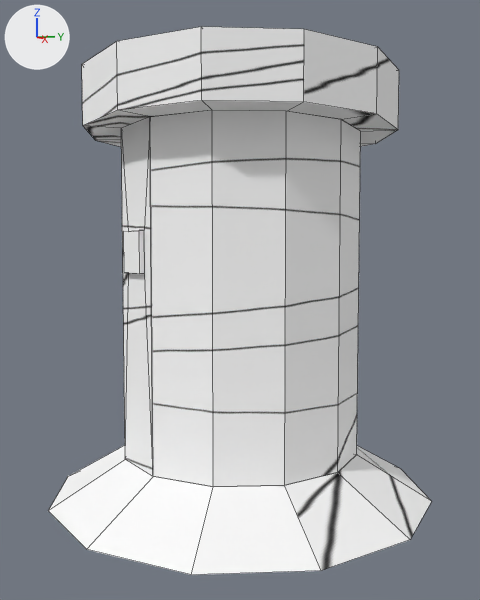
Two versions of the Blender file models/UNCOMPILED/chamber.blend, one commit apart.
Rendered twice from a camera (50 mm lens) standing at (5.4, -1.84, 1.85) and looking at (0.01, 0.0, 1.47). Lighting does not change. The marker at upper left points along +X, +Y and +Z. Mesh edges are drawn as thin lines.

The scene before the commit, as lines of its bpy script (objects in view):
```python
me_chamber = bpy.data.meshes.new('chamber')
me_chamber.from_pydata(...)  # 98 vertices, 90 faces, 2 loose edges; spans x -0.7..2.5, y -1.6..1.6, z -16.9..2.9
me_chamber.materials.append(mat_chamber)
me_chamber_physics = bpy.data.meshes.new('chamber_physics')
me_chamber_physics.from_pydata(...)  # 76 vertices, 76 faces; spans x -1.54..1.59, y -1.58..1.55, z -3.47..0.01
me_chamber_physics.polygons.foreach_set('use_smooth', [True] * 76)
me_chamber_physics.materials.append(mat_chamber)
me_chamberdoor = bpy.data.meshes.new('chamberdoor')
me_chamberdoor.from_pydata(...)  # 20 vertices, 18 faces; spans x -1.8..-1.3, y -0.9..0.9, z -14.9..0.2
me_chamberdoor.materials.append(mat_chamberdoor)
ob_chamber = bpy.data.objects.new('chamber', me_chamber)
ob_chamber.location = (-0.915, -0.001, 2.821)
ob_chamber.scale = (1.0, 1.0, 0.178)
ob_chamber_physics = bpy.data.objects.new('chamber_physics', me_chamber_physics)
ob_chamber_physics.location = (-0.037, 0.032, 3.331)
ob_chamber_physics.hide_viewport = True
ob_chamberdoor = bpy.data.objects.new('chamberdoor', me_chamberdoor)
ob_chamberdoor.location = (-0.915, -0.001, 2.821)
ob_chamberdoor.rotation_euler = (0.0, 0.0, 3.142)  # degrees (0, 0, 180)
ob_chamberdoor.scale = (1.05, 1.0, 0.178)
```
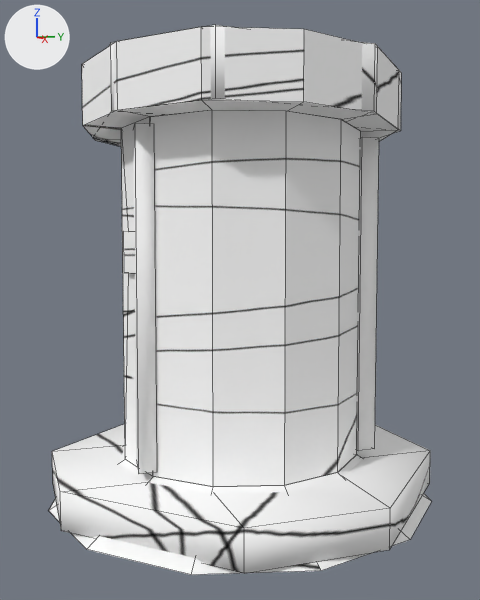
Where the newer file only moved an object's origin or applied its transform, the numbers keep the older frame.

Changed parts and their boxes (x1, y1, x2, y2) in the pictures (480 x 600 px):
```json
{"object": "chamber_physics", "change": "shown", "after": [52, 25, 430, 573]}
{"part": 2, "of": "me_chamber", "change": "surface changed", "before": [48, 27, 431, 575], "after": [48, 27, 431, 575]}
```

Edits to the scene script, one JSON object a line:
```json
{"block": "me_chamber_physics", "where": "me_chamber_physics.from_pydata(...)  # 76 vertices, 76 faces; spans x -1.54..1.59, y -1.58..1.55, z -3.47..0.01"}
{"block": "me_chamber_physics", "where": "# used by ob_chamber_physics; location = (-0.037, 0.032, 3.331)"}
{"block": "me_chamber_physics", "change": "me_chamber_physics part 1: the whole mesh is moved by (-0.04, 0.03, 3.33)"}
{"block": "me_chamber", "where": "me_chamber.from_pydata(...)  # 98 vertices, 90 faces, 2 loose edges; spans x -0.7..2.5, y -1.6..1.6, z -16.9..2.9"}
{"block": "me_chamber", "where": "# used by ob_chamber; location = (-0.915, -0.001, 2.821); scale = (1.0, 1.0, 0.178)"}
{"block": "me_chamber", "change": "me_chamber part 2: texture (UV) coordinates of 90 of 90 faces, centred in x -0.3..2.1, y -1.2..1.2, z -16.9..2.9, changed; they spanned u 0.02..0.94, v 0.02..0.98 and now span u 0.02..0.89, v 0.02..0.98"}
{"op": "remove", "block": "ob_chamber_physics", "code": "ob_chamber_physics.hide_viewport = True"}
{"op": "set", "path": "ob_chamber_physics.location", "old": "(-0.037, 0.032, 3.331)", "new": "(0.0, 0.0, 0.0)"}
```
